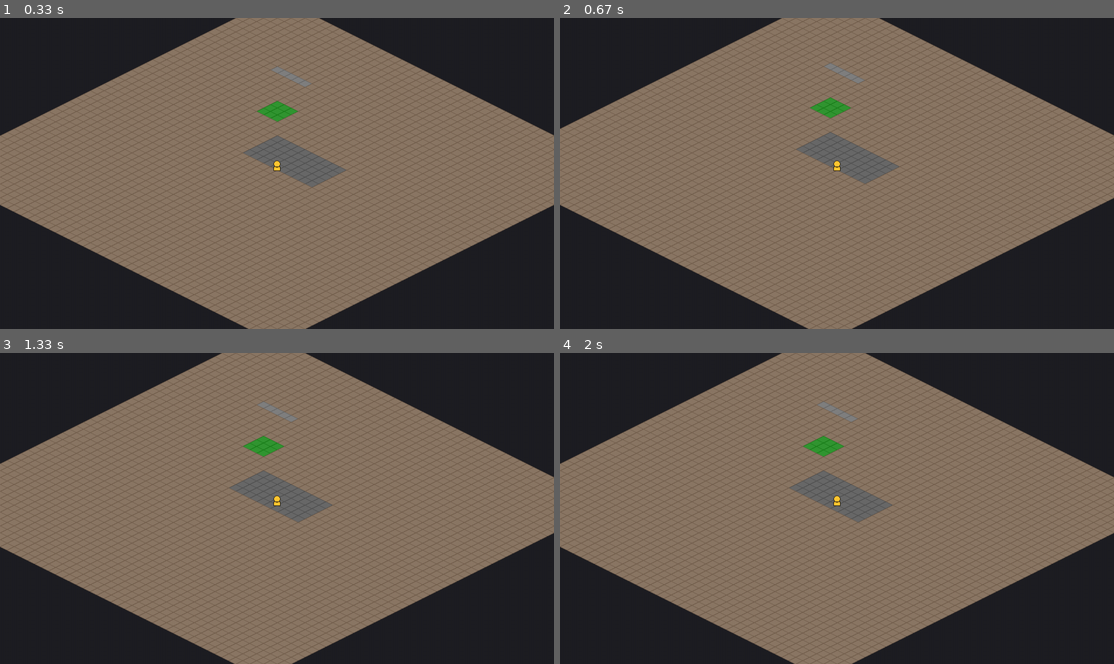
Above: before the commit, frames 1-4 (two rows, left to right).
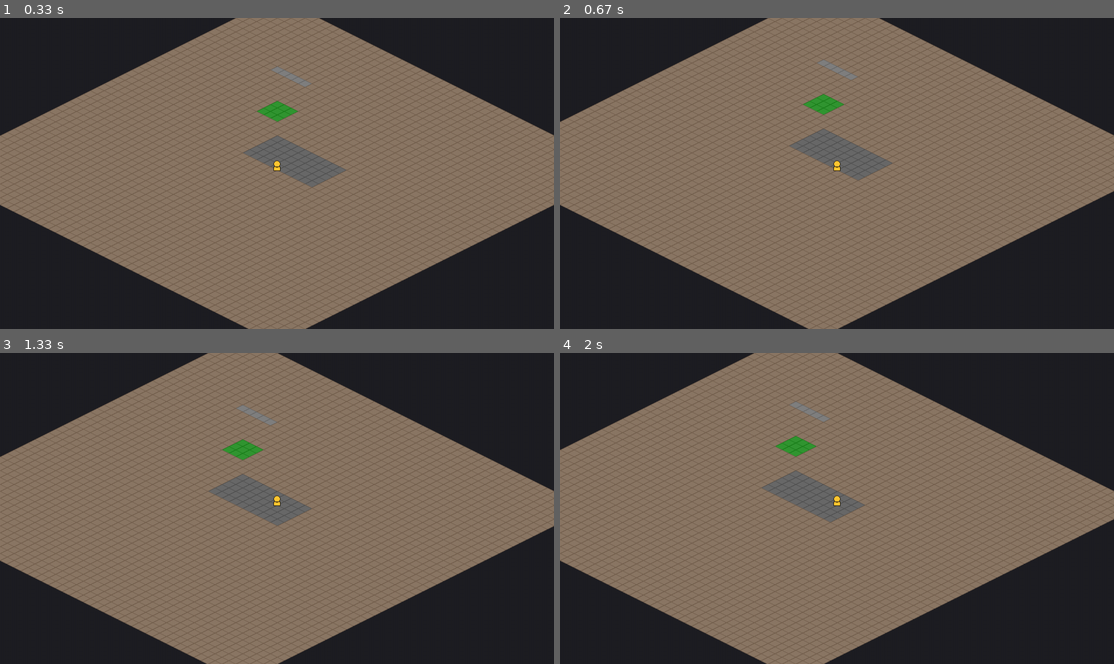
Above: after the commit, the same moments.

Repository: BarzinL/IsoTalia
Game: pygame game, started from main.py
Same seed, same stepped clock (60 frames per second), same inputs: the game is played once before the commit and once after it.
Inputs:
- Up to frame 1 (0.33 s): no input
- Up to frame 2 (0.67 s): hold Right from 0.33 s (still down)
- Up to frame 3 (1.33 s): release Right at 0.8 s; hold Up 0.83-1.3 s
- Up to frame 4 (2 s): hold Right 1.33-1.8 s; hold Left from 1.83 s (still down)

Frame 1 is identical in both runs. In frame 2, 2.5% of the frame differs, in the area x 0-100%, y 0-100%; in frame 3, 7.9%; in frame 4, 10%.

Commit message:
Implement continuous movement when keys are held down
- Add GameSettings class to hold configurable movement frequency (default 4.0 movements/sec)
- Update InputHandler to track held keys and provide continuous movement commands
- Add movement timer to PlayerController to control movement frequency
- Implement process_continuous_command in GameState for time-based movement
- Maintain framework-agnostic design with proper separation of concerns
- Movement frequency can be adjusted in settings for future settings menu integration

Diff:
--- a/core/entities/player.py
+++ b/core/entities/player.py
@@ -4,6 +4,7 @@
 
 from .entity import Entity
 from .components import Position, Renderable, Movement, Inventory, Health, Tool
+from ..settings import DEFAULT_SETTINGS
 
 
 def create_player(x: int, y: int, z: int = 0) -> Entity:
@@ -53,6 +54,8 @@
 
     def __init__(self, player_entity: Entity):
         self.player = player_entity
+        self.movement_timer = 0.0  # Time since last movement
+        self.movement_frequency = DEFAULT_SETTINGS.movement_frequency
 
     def get_position(self) -> Position:
         """Get player's current position."""
@@ -81,3 +84,20 @@
         """Check if player is alive."""
         health = self.get_health()
         return health is not None and health.is_alive
+
+    def can_move_continuously(self, delta_time: float) -> bool:
+        """
+        Check if player can move based on movement frequency timer.
+        Returns True if enough time has passed for another movement.
+        """
+        self.movement_timer += delta_time
+        movement_interval = 1.0 / self.movement_frequency
+
+        if self.movement_timer >= movement_interval:
+            self.movement_timer = 0.0
+            return True
+        return False
+
+    def set_movement_frequency(self, frequency: float):
+        """Set the movement frequency (movements per second)."""
+        self.movement_frequency = max(0.1, frequency)  # Prevent division by zero
--- a/core/game_state.py
+++ b/core/game_state.py
@@ -10,6 +10,7 @@
 from .systems.movement import MovementSystem
 from .systems.interaction import InteractionSystem
 from .events import EventBus, Event, EventType, EVENT_BUS
+from .settings import DEFAULT_SETTINGS
 
 
 class GameState:
@@ -36,6 +37,9 @@
         self.is_running = False
         self.is_paused = False
         self.game_time = 0.0  # Total elapsed game time
+
+        # Settings
+        self.settings = DEFAULT_SETTINGS
 
     def initialize(self):
         """Initialize the game state."""
@@ -119,6 +123,33 @@
 
         return False
 
+    def process_continuous_command(self, command: str, delta_time: float) -> bool:
+        """
+        Process a continuous movement command (for held keys).
+        Returns True if command was handled.
+        """
+        if not self.is_running or self.is_paused:
+            return False
+
+        if not self.settings.enable_continuous_movement:
+            return False
+
+        # Only handle movement commands continuously
+        if command.startswith('move_'):
+            # Check if enough time has passed for another movement
+            if self.player_controller.can_move_continuously(delta_time):
+                success = self.movement_system.process_movement_command(
+                    self.player_entity, command
+                )
+                if success:
+                    pos = self.player_controller.get_position()
+                    self.event_bus.publish(Event(
+                        EventType.ENTITY_MOVED,
+                        {'entity_id': self.player_entity.id, 'x': pos.x, 'y': pos.y}
+                    ))
+                return success
+        return False
+
     def get_render_data(self, camera_x: int, camera_y: int,
                        view_width: int, view_height: int) -> dict:
         """
--- /dev/null
+++ b/core/settings.py
@@ -0,0 +1,63 @@
+"""
+Game settings and configuration.
+Framework-agnostic settings management.
+"""
+
+from dataclasses import dataclass
+from typing import Dict, Any
+import json
+from pathlib import Path
+
+
+@dataclass
+class GameSettings:
+    """
+    Game configuration settings.
+    Contains values that can be adjusted by players or for debugging.
+    """
+
+    # Movement settings
+    movement_frequency: float = 4.0  # Movements per second
+
+    # Input settings
+    enable_continuous_movement: bool = True
+
+    def to_dict(self) -> Dict[str, Any]:
+        """Convert settings to dictionary for serialization."""
+        return {
+            'movement_frequency': self.movement_frequency,
+            'enable_continuous_movement': self.enable_continuous_movement
+        }
+
+    @classmethod
+    def from_dict(cls, data: Dict[str, Any]) -> 'GameSettings':
+        """Create settings from dictionary."""
+        return cls(
+            movement_frequency=data.get('movement_frequency', 4.0),
+            enable_continuous_movement=data.get('enable_continuous_movement', True)
+        )
+
+    def save_to_file(self, file_path: Path) -> bool:
+        """Save settings to JSON file."""
+        try:
+            with open(file_path, 'w') as f:
+                json.dump(self.to_dict(), f, indent=2)
+            return True
+        except Exception:
+            return False
+
+    @classmethod
+    def load_from_file(cls, file_path: Path) -> 'GameSettings':
+        """Load settings from JSON file."""
+        try:
+            if file_path.exists():
+                with open(file_path, 'r') as f:
+                    data = json.load(f)
+                return cls.from_dict(data)
+        except Exception:
+            pass
+        return cls()  # Return default settings if loading fails
+
+
+# Global settings instance
+DEFAULT_SETTINGS = GameSettings()
--- a/main.py
+++ b/main.py
@@ -38,6 +38,12 @@
         # Held keys for continuous movement
         self.held_keys = set()
 
+        # Movement keys only (exclude action keys like dig, interact)
+        self.movement_keys = {
+            pygame.K_w, pygame.K_UP, pygame.K_s, pygame.K_DOWN,
+            pygame.K_a, pygame.K_LEFT, pygame.K_d, pygame.K_RIGHT
+        }
+
     def process_event(self, event: pygame.event.Event) -> list:
         """
         Process a PyGame event and return list of game commands.
@@ -61,6 +67,17 @@
             if event.key in self.held_keys:
                 self.held_keys.remove(event.key)
 
+        return commands
+
+    def get_continuous_movement_commands(self) -> list:
+        """
+        Get movement commands for keys that are currently held down.
+        Returns list of movement commands that should be processed continuously.
+        """
+        commands = []
+        for key in self.held_keys:
+            if key in self.movement_keys and key in self.key_map:
+                commands.append(self.key_map[key])
         return commands
 
 
@@ -126,6 +143,14 @@
 
     def update(self, delta_time: float):
         """Update game state."""
+        # Get continuous movement commands
+        continuous_commands = self.input_handler.get_continuous_movement_commands()
+
+        # Process continuous movement
+        for command in continuous_commands:
+            self.game_state.process_continuous_command(command, delta_time)
+
+        # Regular update
         self.game_state.update(delta_time)
 
         # Update camera to follow player
